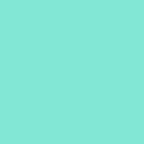
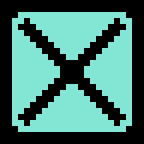
The second (144, 144) image is a revision of the first. Changes to its layers:
showed "Mark", painted on it over [18, 18, 126, 126]
showed "Cell Frame" over [0, 0, 144, 144]
